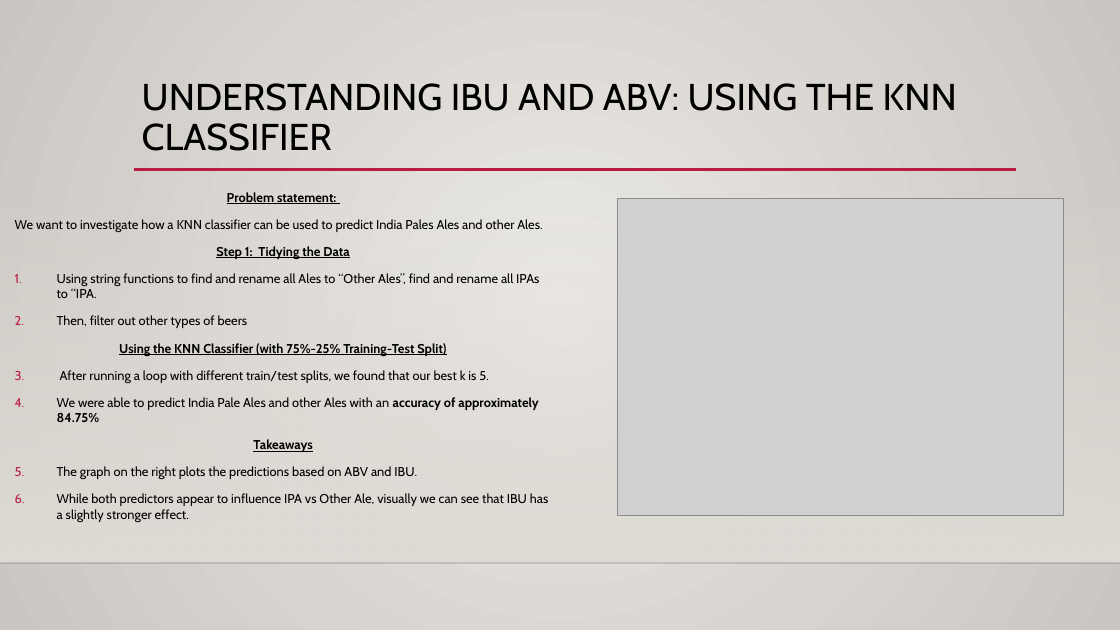
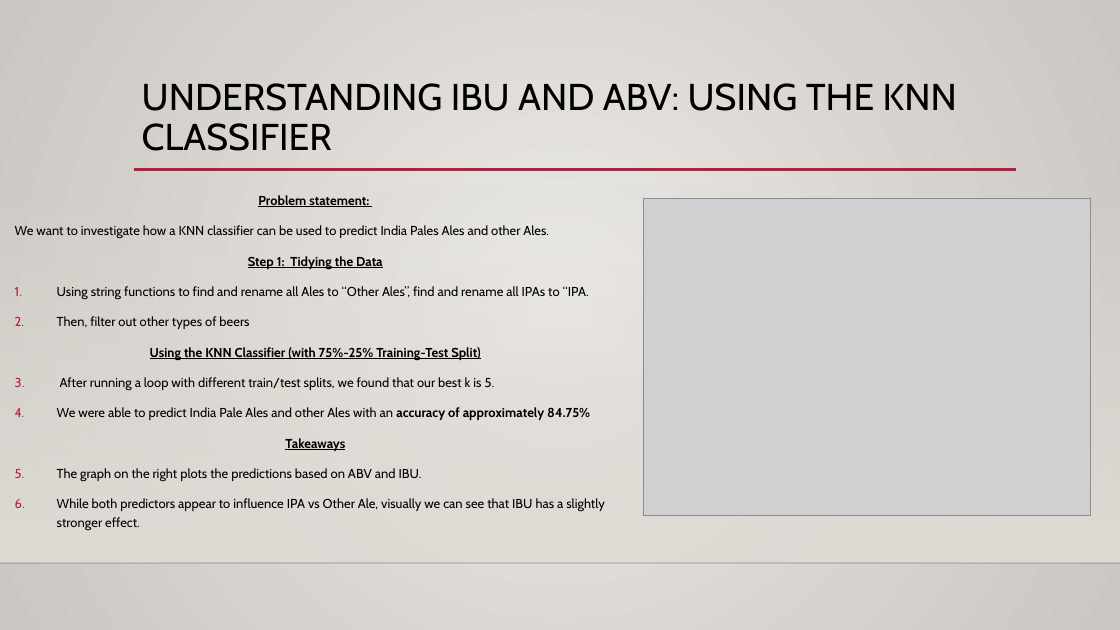
Before and after one commit to sajmera9/BeerCaseStudy1, a slide deck: slide 10 of CaseStudy1_Final_Presentation.pptx. Drawn at 1120x630 pixels with LibreOffice and Linux fonts; fonts in the diff are those of the drawing; grey boxes stand for pictures; background and template pictures are left out. Boxes give left, top, right and bottom in pixels: in the first picture for what was removed or moved away, otherwise in the second. Text is boxed around its words. In the diff, an @@ line names an element or a change of style, - is before the commit and + after.

```diff
--- a/CaseStudy1_Final_Presentation.pptx
+++ b/CaseStudy1_Final_Presentation.pptx
@@ text "Problem statement:" at box(15, 195, 605, 530): size 11 to 11.1 pt; line spacing 1 to 1.2 @@
@@ picture: place and size @@
-picture at box(618, 198, 1064, 515)
+picture at box(644, 198, 1090, 515)
```
Also in this commit, not shown: 2 other slides changed, 2 other files.
